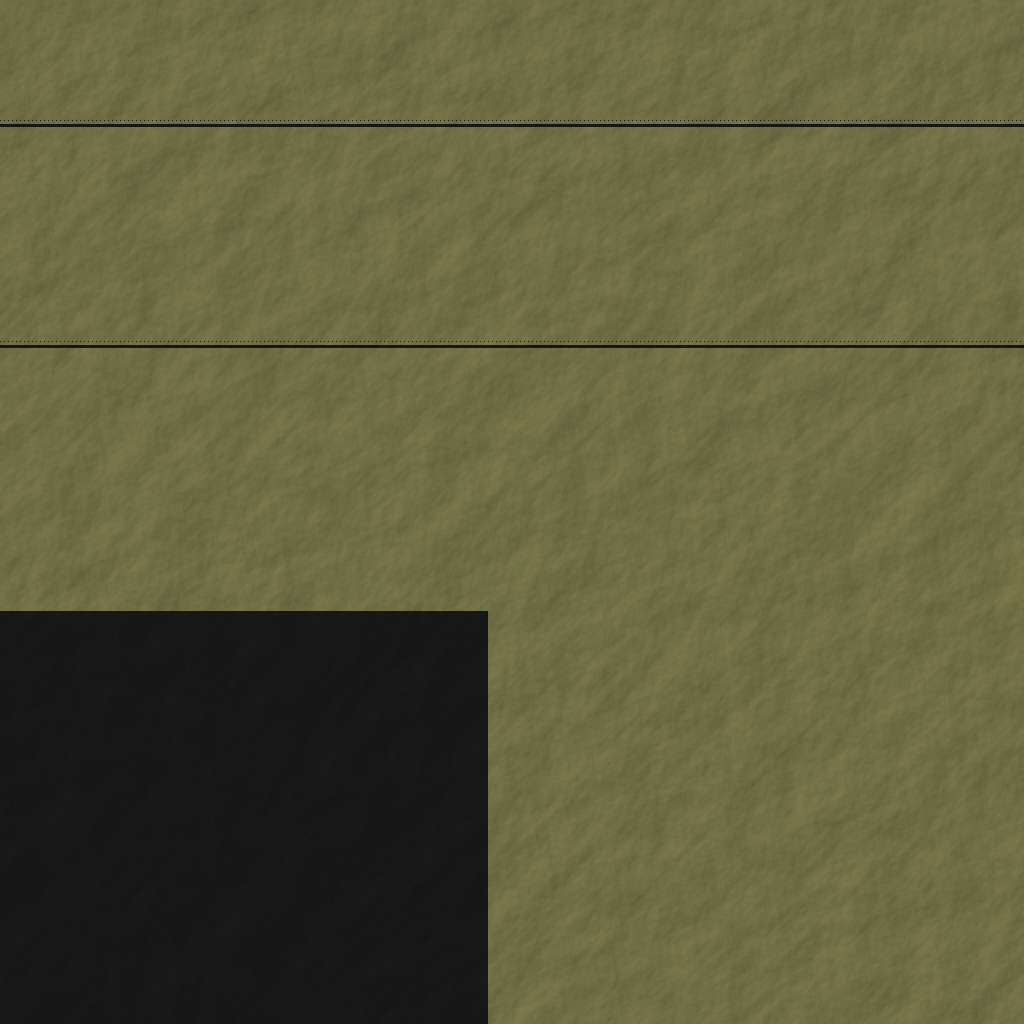
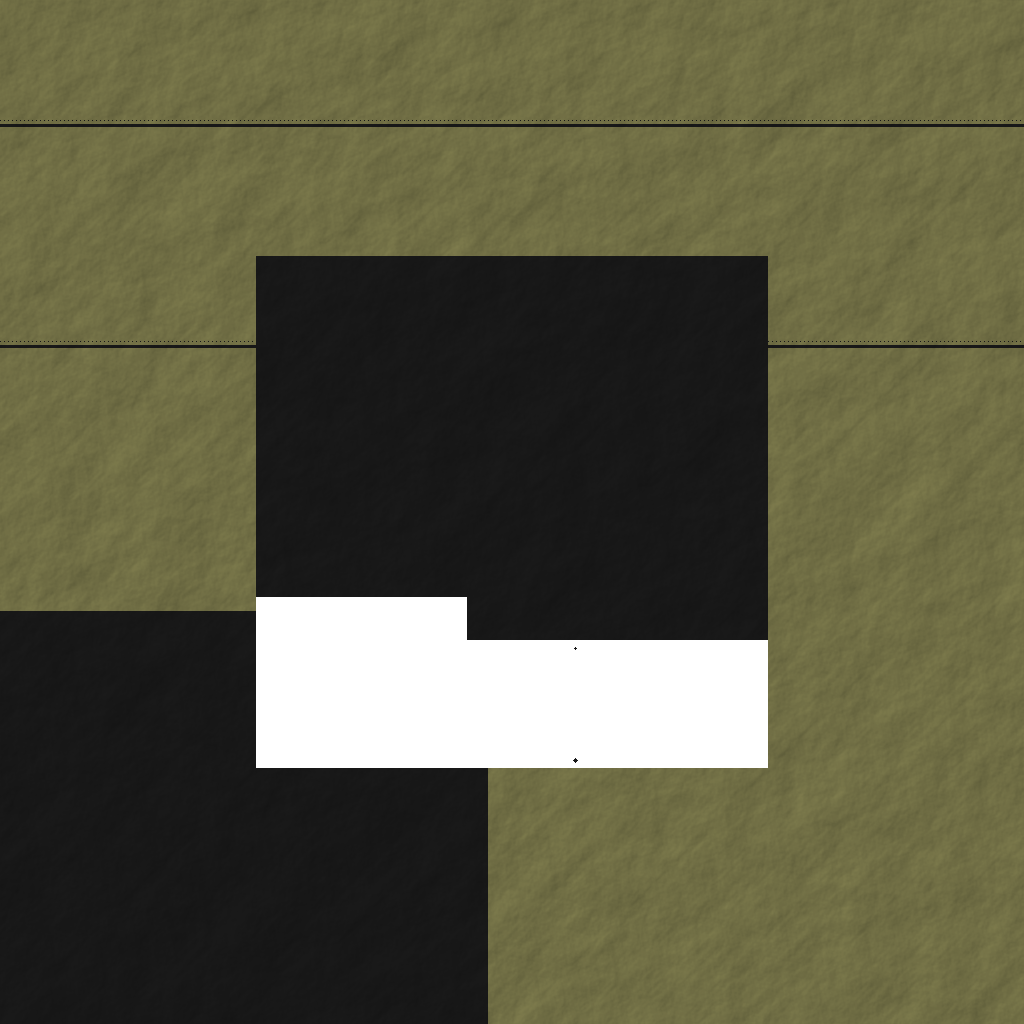
Two versions of the same layered image (1024px x 1024px). Layer-by-layer changes:
added layer "Swingfire.png copy" above "9M14Malyutka.png" over (256, 256, 768, 768)
